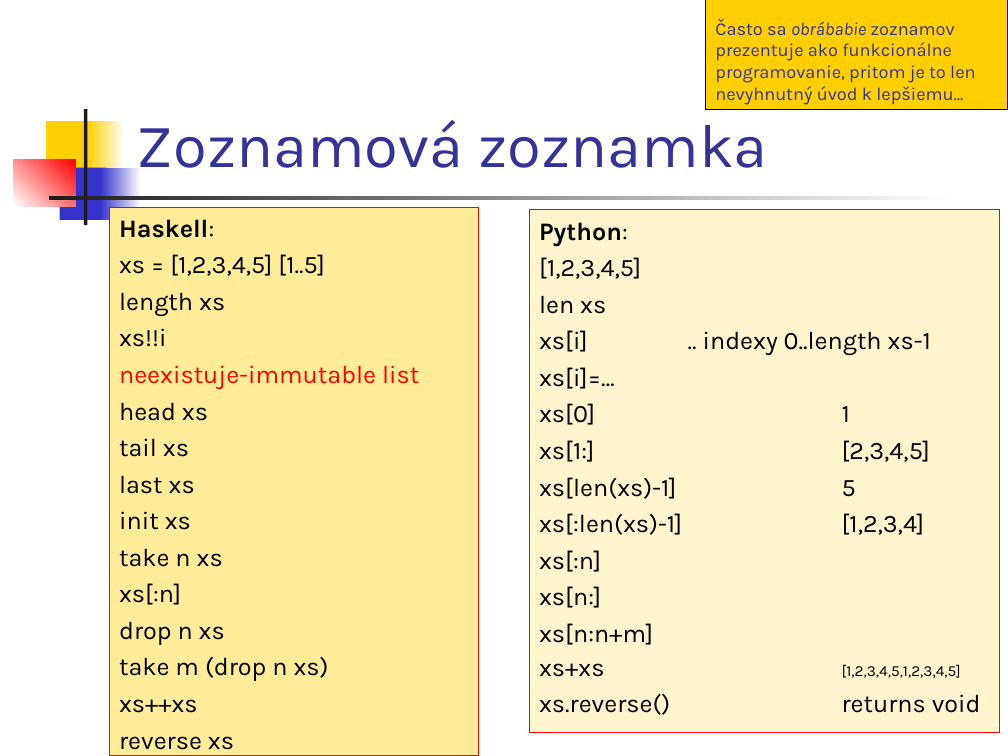
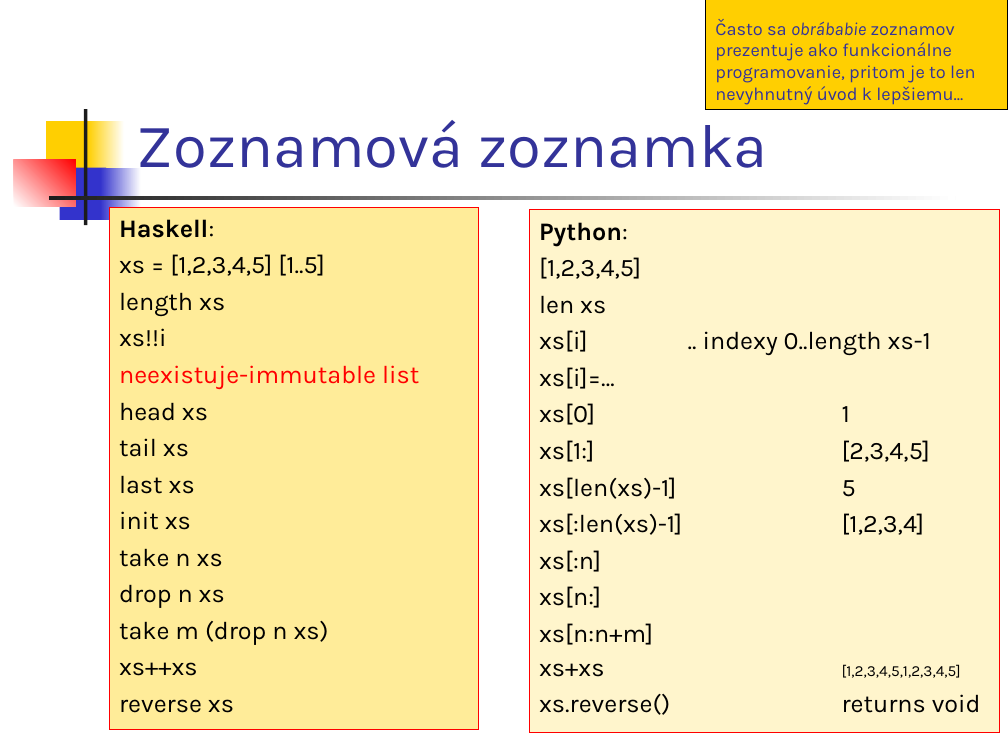
Before and after one commit to Funkcionalne/Prednasky, a slide deck: slide 9 of 02/02_fpro.ppt (slide 7 before the commit). Drawn at 1008x756 pixels with LibreOffice and Linux fonts; fonts in the diff are those of the drawing. Boxes give left, top, right and bottom in pixels: in the first picture for what was removed or moved away, otherwise in the second. Text is boxed around its words. In the diff, an @@ line names an element or a change of style, - is before the commit and + after.

```diff
--- a/02/02_fpro.ppt
+++ b/02/02_fpro.ppt
@@ rectangle "Haskell:": place and size @@
-rectangle "Haskell:" at box(109, 208, 479, 756)
+rectangle "Haskell:" at box(109, 208, 479, 730)
@@ text in rectangle at box(119, 583, 181, 605): paragraph removed @@
-xs[:n]
```
Also in this commit, not shown: 2 other slides changed, 2 slides added, 11 other files.
